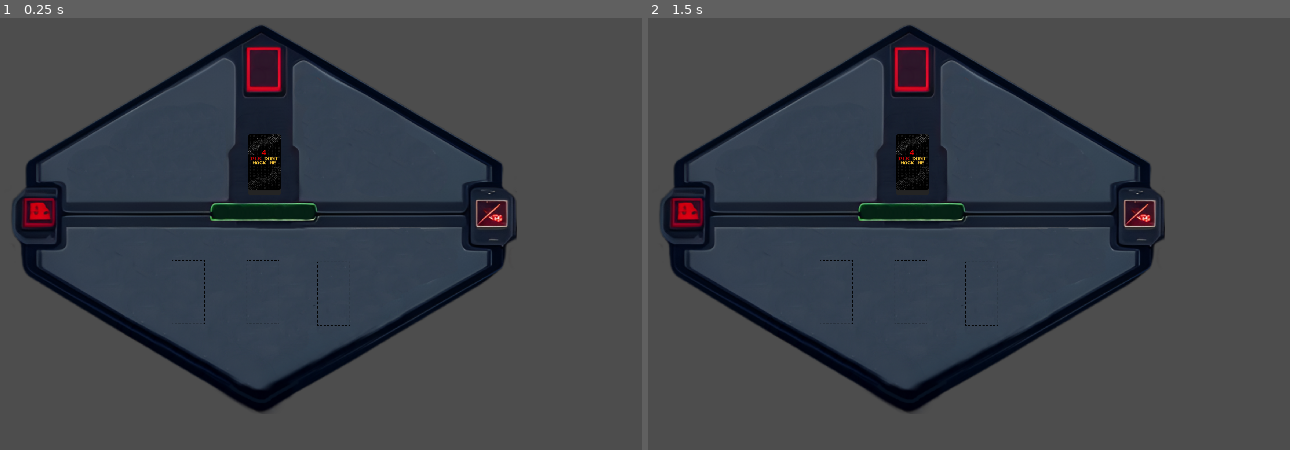
Above: before the commit, frames 1-2 (left to right).
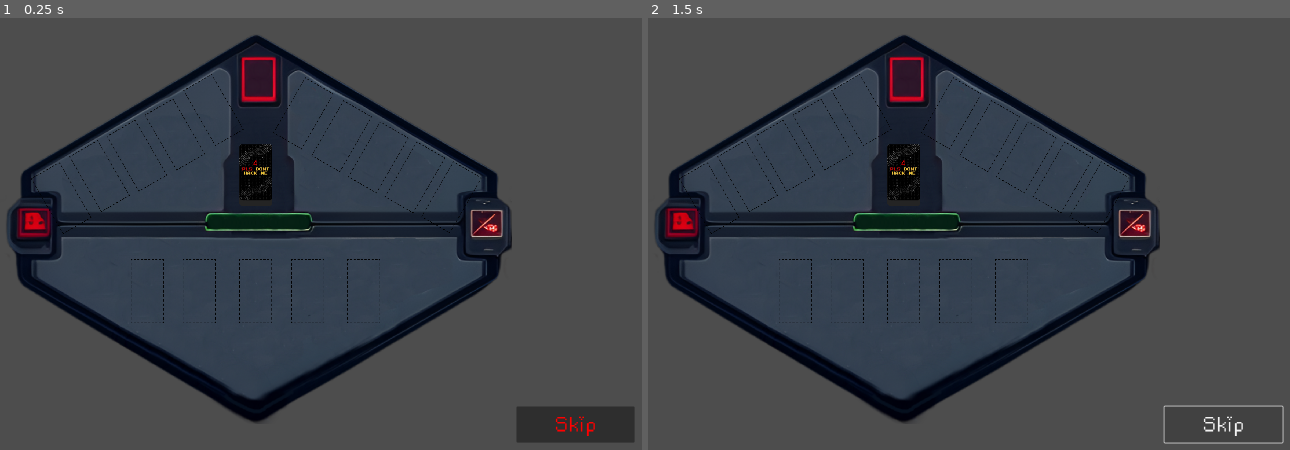
Above: after the commit, the same moments.

Repository: tawaninm/PlsDontHackMe
Game: Godot game, scene res://Scene/main.tscn
Two runs of this game, one before a commit and one after it. Both use one fixed random seed, a clock stepped at 60 frames per second and the inputs below.
Inputs (mouse positions are in pixels of both pictures, inside the frame that each line leads up to):
- Up to frame 1 (0.25 s): no input
- Up to frame 2 (1.5 s): click (1225, 424) at 0.5 s, where only the run after the commit has a clickable "Skip"; click (1225, 424) at 1.25 s, where only the run after the commit has a clickable "Skip"

The runs differ from the first frame. In frame 1, 16% of the frame differs, in the area x 1-99%, y 1-99%; in frame 2, 15%.

Commit message:
Update card opponent and card scale

Diff:
--- a/Scene/card.tscn
+++ b/Scene/card.tscn
@@ -1,11 +1,87 @@
-[gd_scene load_steps=8 format=3 uid="uid://u44cll7bp3s0"]
+[gd_scene load_steps=9 format=3 uid="uid://u44cll7bp3s0"]
 
 [ext_resource type="Script" path="res://Script/card.gd" id="1_xlue2"]
 [ext_resource type="Texture2D" uid="uid://bifb6xgm88j88" path="res://Asset/IMG/FileInfectorCard.png" id="2_blj0v"]
 [ext_resource type="Texture2D" uid="uid://dxnhtc0mraow3" path="res://Asset/IMG/29.png" id="2_qjb33"]
+[ext_resource type="FontFile" uid="uid://da278r8wxdci8" path="res://Asset/Font/rainyhearts.ttf" id="4_08fke"]
 
 [sub_resource type="RectangleShape2D" id="RectangleShape2D_p405s"]
-size = Vector2(605, 1055)
+size = Vector2(605, 1095)
+
+[sub_resource type="Animation" id="Animation_7pqhs"]
+length = 0.001
+tracks/0/type = "value"
+tracks/0/imported = false
+tracks/0/enabled = true
+tracks/0/path = NodePath("CPU:modulate")
+tracks/0/interp = 1
+tracks/0/loop_wrap = true
+tracks/0/keys = {
+"times": PackedFloat32Array(0),
+"transitions": PackedFloat32Array(1),
+"update": 0,
+"values": [Color(1, 0.0588235, 0.0588235, 0)]
+}
+tracks/1/type = "value"
+tracks/1/imported = false
+tracks/1/enabled = true
+tracks/1/path = NodePath("Ingre:modulate")
+tracks/1/interp = 1
+tracks/1/loop_wrap = true
+tracks/1/keys = {
+"times": PackedFloat32Array(0),
+"transitions": PackedFloat32Array(1),
+"update": 0,
+"values": [Color(1, 0.0588235, 0.0588235, 0)]
+}
+tracks/2/type = "value"
+tracks/2/imported = false
+tracks/2/enabled = true
+tracks/2/path = NodePath("CardBackImage:scale")
+tracks/2/interp = 1
+tracks/2/loop_wrap = true
+tracks/2/keys = {
+"times": PackedFloat32Array(0),
+"transitions": PackedFloat32Array(1),
+"update": 0,
+"values": [Vector2(1.08581, 1.04165)]
+}
+tracks/3/type = "value"
+tracks/3/imported = false
+tracks/3/enabled = true
+tracks/3/path = NodePath("CardBackImage:z_index")
+tracks/3/interp = 1
+tracks/3/loop_wrap = true
+tracks/3/keys = {
+"times": PackedFloat32Array(0),
+"transitions": PackedFloat32Array(1),
+"update": 1,
+"values": [0]
+}
+tracks/4/type = "value"
+tracks/4/imported = false
+tracks/4/enabled = true
+tracks/4/path = NodePath("CardImg:z_index")
+tracks/4/interp = 1
+tracks/4/loop_wrap = true
+tracks/4/keys = {
+"times": PackedFloat32Array(0),
+"transitions": PackedFloat32Array(1),
+"update": 1,
+"values": [-1]
+}
+tracks/5/type = "value"
+tracks/5/imported = false
+tracks/5/enabled = true
+tracks/5/path = NodePath("CardImg:scale")
+tracks/5/interp = 1
+tracks/5/loop_wrap = true
+tracks/5/keys = {
+"times": PackedFloat32Array(0),
+"transitions": PackedFloat32Array(1),
+"update": 0,
+"values": [Vector2(1, 1)]
+}
 
 [sub_resource type="Animation" id="Animation_anro0"]
 resource_name = "card_filp"
@@ -44,7 +120,7 @@
 "times": PackedFloat32Array(0, 0.1, 0.2),
 "transitions": PackedFloat32Array(1, 1, 1),
 "update": 0,
-"values": [Vector2(1.08581, 1.04165), Vector2(0.1, 1), Vector2(1, 1)]
+"values": [Vector2(0.850423, 0.815836), Vector2(0.1, 0.76), Vector2(0.85, 0.76)]
 }
 tracks/3/type = "value"
 tracks/3/imported = false
@@ -80,82 +156,7 @@
 "times": PackedFloat32Array(0, 0.1, 0.2),
 "transitions": PackedFloat32Array(1, 1, 1),
 "update": 0,
-"values": [Vector2(1, 1), Vector2(0.1, 1), Vector2(1, 1)]
-}
-
-[sub_resource type="Animation" id="Animation_7pqhs"]
-length = 0.001
-tracks/0/type = "value"
-tracks/0/imported = false
-tracks/0/enabled = true
-tracks/0/path = NodePath("CPU:modulate")
-tracks/0/interp = 1
-tracks/0/loop_wrap = true
-tracks/0/keys = {
-"times": PackedFloat32Array(0),
-"transitions": PackedFloat32Array(1),
-"update": 0,
-"values": [Color(1, 0.0588235, 0.0588235, 0)]
-}
-tracks/1/type = "value"
-tracks/1/imported = false
-tracks/1/enabled = true
-tracks/1/path = NodePath("Ingre:modulate")
-tracks/1/interp = 1
-tracks/1/loop_wrap = true
-tracks/1/keys = {
-"times": PackedFloat32Array(0),
-"transitions": PackedFloat32Array(1),
-"update": 0,
-"values": [Color(1, 0.0588235, 0.0588235, 0)]
-}
-tracks/2/type = "value"
-tracks/2/imported = false
-tracks/2/enabled = true
-tracks/2/path = NodePath("CardBackImage:scale")
-tracks/2/interp = 1
-tracks/2/loop_wrap = true
-tracks/2/keys = {
-"times": PackedFloat32Array(0),
-"transitions": PackedFloat32Array(1),
-"update": 0,
-"values": [Vector2(1.08581, 1.04165)]
-}
-tracks/3/type = "value"
-tracks/3/imported = false
-tracks/3/enabled = true
-tracks/3/path = NodePath("CardBackImage:z_index")
-tracks/3/interp = 1
-tracks/3/loop_wrap = true
-tracks/3/keys = {
-"times": PackedFloat32Array(0),
-"transitions": PackedFloat32Array(1),
-"update": 1,
-"values": [0]
-}
-tracks/4/type = "value"
-tracks/4/imported = false
-tracks/4/enabled = true
-tracks/4/path = NodePath("CardImg:z_index")
-tracks/4/interp = 1
-tracks/4/loop_wrap = true
-tracks/4/keys = {
-"times": PackedFloat32Array(0),
-"transitions": PackedFloat32Array(1),
-"update": 1,
-"values": [-1]
-}
-tracks/5/type = "value"
-tracks/5/imported = false
-tracks/5/enabled = true
-tracks/5/path = NodePath("CardImg:scale")
-tracks/5/interp = 1
-tracks/5/loop_wrap = true
-tracks/5/keys = {
-"times": PackedFloat32Array(0),
-"transitions": PackedFloat32Array(1),
-"update": 0,
-"values": [Vector2(1, 1)]
+"values": [Vector2(0.765392, 0.765392), Vector2(0.1, 0.76), Vector2(0.85, 0.76)]
 }
 
 [sub_resource type="AnimationLibrary" id="AnimationLibrary_evirq"]
@@ -170,38 +171,41 @@
 script = ExtResource("1_xlue2")
 
 [node name="CardBackImage" type="Sprite2D" parent="."]
-position = Vector2(-5.00009, 17.4901)
+position = Vector2(-7.49906, 10.8394)
 scale = Vector2(1.08581, 1.04165)
 texture = ExtResource("2_qjb33")
 
 [node name="CardImg" type="Sprite2D" parent="."]
 z_index = -1
+position = Vector2(-11.25, -3.53598)
 texture = ExtResource("2_blj0v")
 
 [node name="Area2D" type="Area2D" parent="."]
-position = Vector2(0, 5.72205e-06)
+position = Vector2(-9.53674e-07, 1.90735e-06)
 
 [node name="CollisionShape2D" type="CollisionShape2D" parent="Area2D"]
-position = Vector2(2.5, 0)
-scale = Vector2(1, 1)
+position = Vector2(-7.49951, 2.5)
+scale = Vector2(0.999999, 0.999999)
 shape = SubResource("RectangleShape2D_p405s")
 
 [node name="CPU" type="RichTextLabel" parent="."]
 modulate = Color(1, 0.0588235, 0.0588235, 0)
-offset_left = 160.0
-offset_top = -560.0
-offset_right = 268.0
-offset_bottom = -520.0
-scale = Vector2(10, 10)
+offset_left = 110.0
+offset_top = -415.0
+offset_right = 218.0
+offset_bottom = -375.0
+scale = Vector2(7, 7)
+theme_override_fonts/normal_font = ExtResource("4_08fke")
 text = "0"
 
 [node name="Ingre" type="RichTextLabel" parent="."]
 modulate = Color(1, 0.0588235, 0.0588235, 0)
-offset_left = -280.0
-offset_top = 320.0
-offset_right = -152.0
-offset_bottom = 357.0
-scale = Vector2(10, 10)
+offset_left = -210.0
+offset_top = 245.0
+offset_right = -82.0
+offset_bottom = 282.0
+scale = Vector2(7, 7)
+theme_override_fonts/normal_font = ExtResource("4_08fke")
 text = "0"
 
 [node name="AnimationPlayer" type="AnimationPlayer" parent="."]
--- a/Scene/cardslot.tscn
+++ b/Scene/cardslot.tscn
@@ -11,7 +11,7 @@
 script = ExtResource("1_t0bik")
 
 [node name="CardSlotImage" type="Sprite2D" parent="."]
-scale = Vector2(-0.116925, -0.0944643)
+scale = Vector2(0.117, 0.094)
 texture = ExtResource("2_2ga6x")
 
 [node name="Area2D" type="Area2D" parent="."]
@@ -19,6 +19,6 @@
 collision_mask = 2
 
 [node name="CollisionShape2D" type="CollisionShape2D" parent="Area2D"]
-position = Vector2(-5.01934e-07, -0.328948)
+position = Vector2(0, 0.657895)
 scale = Vector2(1.02116, 0.951358)
 shape = SubResource("RectangleShape2D_3ut7g")
--- a/Scene/main.tscn
+++ b/Scene/main.tscn
@@ -7,6 +7,7 @@
 [ext_resource type="Texture2D" uid="uid://dxnhtc0mraow3" path="res://Asset/IMG/29.png" id="4_i0fp1"]
 [ext_resource type="Script" path="res://Script/deck.gd" id="4_lib1h"]
 [ext_resource type="Script" path="res://Script/input_manager.gd" id="7_h36c2"]
+[ext_resource type="FontFile" uid="uid://da278r8wxdci8" path="res://Asset/Font/rainyhearts.ttf" id="8_y2327"]
 
 [sub_resource type="RectangleShape2D" id="RectangleShape2D_ixwm3"]
 size = Vector2(743.998, 1402)
@@ -15,12 +16,12 @@
 
 [node name="Sprite2D" type="Sprite2D" parent="."]
 z_index = -2
-position = Vector2(972.046, 515.937)
+position = Vector2(960, 540)
 scale = Vector2(0.881092, 0.881092)
 texture = ExtResource("1_a84f0")
 
 [node name="Deck" type="Node2D" parent="."]
-position = Vector2(981, 387)
+position = Vector2(960, 412)
 scale = Vector2(0.107308, 0.107308)
 script = ExtResource("4_lib1h")
 
@@ -50,20 +51,103 @@
 [node name="CardManager" type="Node2D" parent="."]
 script = ExtResource("1_56fl5")
 
+[node name="CardSlotPlayer1" type="Node" parent="."]
+
+[node name="Cardslot" parent="CardSlotPlayer1" instance=ExtResource("3_xtasv")]
+position = Vector2(700, 691)
+scale = Vector2(1, 1.52)
+
+[node name="Cardslot2" parent="CardSlotPlayer1" instance=ExtResource("3_xtasv")]
+position = Vector2(825, 691)
+scale = Vector2(1, 1.52)
+
+[node name="Cardslot3" parent="CardSlotPlayer1" instance=ExtResource("3_xtasv")]
+position = Vector2(960, 691)
+scale = Vector2(1, 1.52)
+
+[node name="Cardslot4" parent="CardSlotPlayer1" instance=ExtResource("3_xtasv")]
+position = Vector2(1085, 691)
+scale = Vector2(1, 1.52)
+
+[node name="Cardslot5" parent="CardSlotPlayer1" instance=ExtResource("3_xtasv")]
+position = Vector2(1220, 691)
+scale = Vector2(1, 1.52)
+
+[node name="CardSlotPlayer2" type="Node" parent="."]
+
+[node name="Cardslot" parent="CardSlotPlayer2" instance=ExtResource("3_xtasv")]
+position = Vector2(1075, 263)
+rotation = 0.523599
+scale = Vector2(1, 1.52)
+
+[node name="Cardslot2" parent="CardSlotPlayer2" instance=ExtResource("3_xtasv")]
+position = Vector2(1167, 318)
+rotation = 0.523599
+scale = Vector2(1, 1.52)
+
+[node name="Cardslot3" parent="CardSlotPlayer2" instance=ExtResource("3_xtasv")]
+position = Vector2(1255, 369)
+rotation = 0.523599
+scale = Vector2(1, 1.52)
+
+[node name="Cardslot4" parent="CardSlotPlayer2" instance=ExtResource("3_xtasv")]
+position = Vector2(1343, 417)
+rotation = 0.523599
+scale = Vector2(1, 1.52)
+
+[node name="Cardslot5" parent="CardSlotPlayer2" instance=ExtResource("3_xtasv")]
+position = Vector2(1431, 465)
+rotation = 0.523599
+scale = Vector2(1, 1.52)
+
+[node name="CardSlotPlayer3" type="Node" parent="."]
+
+[node name="Cardslot" parent="CardSlotPlayer3" instance=ExtResource("3_xtasv")]
+position = Vector2(493, 467)
+rotation = -0.523599
+scale = Vector2(1, 1.52)
+
+[node name="Cardslot2" parent="CardSlotPlayer3" instance=ExtResource("3_xtasv")]
+position = Vector2(585, 414)
+rotation = -0.523599
+scale = Vector2(1, 1.52)
+
+[node name="Cardslot3" parent="CardSlotPlayer3" instance=ExtResource("3_xtasv")]
+position = Vector2(675, 365)
+rotation = -0.523599
+scale = Vector2(1, 1.52)
+
+[node name="Cardslot4" parent="CardSlotPlayer3" instance=ExtResource("3_xtasv")]
+position = Vector2(766, 314)
+rotation = -0.523599
+scale = Vector2(1, 1.52)
+
+[node name="Cardslot5" parent="CardSlotPlayer3" instance=ExtResource("3_xtasv")]
+position = Vector2(859, 255)
+rotation = -0.523599
+scale = Vector2(1, 1.52)
+
 [node name="Playerhand" type="Node2D" parent="."]
 script = ExtResource("3_iqutw")
 
-[node name="Cardslot" parent="." instance=ExtResource("3_xtasv")]
-position = Vector2(799, 693)
-scale = Vector2(1, 1.52)
-
-[node name="Cardslot2" parent="." instance=ExtResource("3_xtasv")]
-position = Vector2(978, 693)
-scale = Vector2(1, 1.52)
-
-[node name="Cardslot3" parent="." instance=ExtResource("3_xtasv")]
-position = Vector2(1148, 697)
-scale = Vector2(1, 1.52)
-
 [node name="InputManager" type="Node2D" parent="."]
 script = ExtResource("7_h36c2")
+
+[node name="Button" type="Button" parent="."]
+anchors_preset = 3
+anchor_left = 1.0
+anchor_top = 1.0
+anchor_right = 1.0
+anchor_bottom = 1.0
+offset_left = 1587.0
+offset_top = 968.0
+offset_right = 1871.0
+offset_bottom = 1055.0
+grow_horizontal = 0
+grow_vertical = 0
+size_flags_horizontal = 4
+size_flags_vertical = 8
+theme_override_colors/font_color = Color(1, 0, 0, 1)
+theme_override_fonts/font = ExtResource("8_y2327")
+theme_override_font_sizes/font_size = 60
+text = "Skip"
--- a/Script/card.gd
+++ b/Script/card.gd
@@ -4,6 +4,7 @@
 signal hovered_off
 
 var staring_position
+var card_slot_card_is_in
 
 # Called when the node enters the scene tree for the first time.
 func _ready() -> void:
--- a/Script/card_manager.gd
+++ b/Script/card_manager.gd
@@ -3,6 +3,9 @@
 const COLLISIONMASK_CARD = 1
 const COLLISIONMASK_CARD_SLOT = 2
 const DEFAULT_CARD_MOVE_SPEED = 0.1
+const DEFAULT_CARD_SCALE = 0.2
+const CARD_BIGER_SCALE = 0.22
+const CARD_SMALLER_SCALE = 0.2
 
 var card_being_dragged
 var screen_size
@@ -24,13 +27,16 @@
 
 func start_drag(card):
 	card_being_dragged = card
-	card.scale = Vector2(0.2,0.2)
+	card.scale = Vector2(DEFAULT_CARD_SCALE,DEFAULT_CARD_SCALE)
 
 func finish_drag():
 	print("Runing")
-	card_being_dragged.scale = Vector2(0.21,0.21)
+	card_being_dragged.scale = Vector2(CARD_BIGER_SCALE,CARD_BIGER_SCALE)
 	var card_slot_found = raycast_check_for_card_slot()
 	if card_slot_found and not card_slot_found.card_in_slot:
+		#card dropped in card slot
+		card_being_dragged.scale = Vector2(CARD_SMALLER_SCALE,CARD_SMALLER_SCALE)
+		card_being_dragged.card_slot_card_is_in = card_slot_found
 		player_hand_reference.remove_card_from_hand(card_being_dragged)
 		#card dropped in empty card slot
 		card_being_dragged.position = card_slot_found.position
@@ -54,21 +60,22 @@
 	hightlight_card(card,true)
 
 func on_hovered_off_card(card) :
-	if !card_being_dragged:
-		hightlight_card(card,false)
-		# check if hovered off card straight on to another card
-		var new_card_horvered = raycast_check_for_card()
-		if new_card_horvered:
-			hightlight_card(new_card_horvered,true)
-		else :
-			is_hovering_on_card = false
+	#check if card is not in card slot and not being drag
+	if !card.card_slot_card_is_in && !card_being_dragged :
+			hightlight_card(card,false)
+			# check if hovered off card straight on to another card
+			var new_card_horvered = raycast_check_for_card()
+			if new_card_horvered:
+				hightlight_card(new_card_horvered,true)
+			else :
+				is_hovering_on_card = false
 
 func hightlight_card(card, hovered):
 	if hovered:
-		card.scale = Vector2(0.21,0.21)
+		card.scale = Vector2(CARD_BIGER_SCALE,CARD_BIGER_SCALE)
 		card.z_index = 2
 	else :
-		card.scale = Vector2(0.2,0.2)
+		card.scale = Vector2(CARD_BIGER_SCALE,CARD_BIGER_SCALE)
 		card.z_index = 1
 
 func raycast_check_for_card_slot():
--- a/Script/playerhand.gd
+++ b/Script/playerhand.gd
@@ -1,7 +1,7 @@
 extends Node2D
 
-const CARD_WIDTH = 200
-const HAND_Y_POSITION = 890
+const CARD_WIDTH = 150
+const HAND_Y_POSITION = 950
 const DEFAULT_CARD_MOVE_SPEED = 0.1
 
 var player_hand = []
--- a/project.godot
+++ b/project.godot
@@ -19,6 +19,7 @@
 
 window/size/viewport_width=1920
 window/size/viewport_height=1080
+window/size/mode=3
 window/vsync/vsync_mode=0
 
 [rendering]
Not shown: 1 places in Scene/main.tscn that only renumber resources
